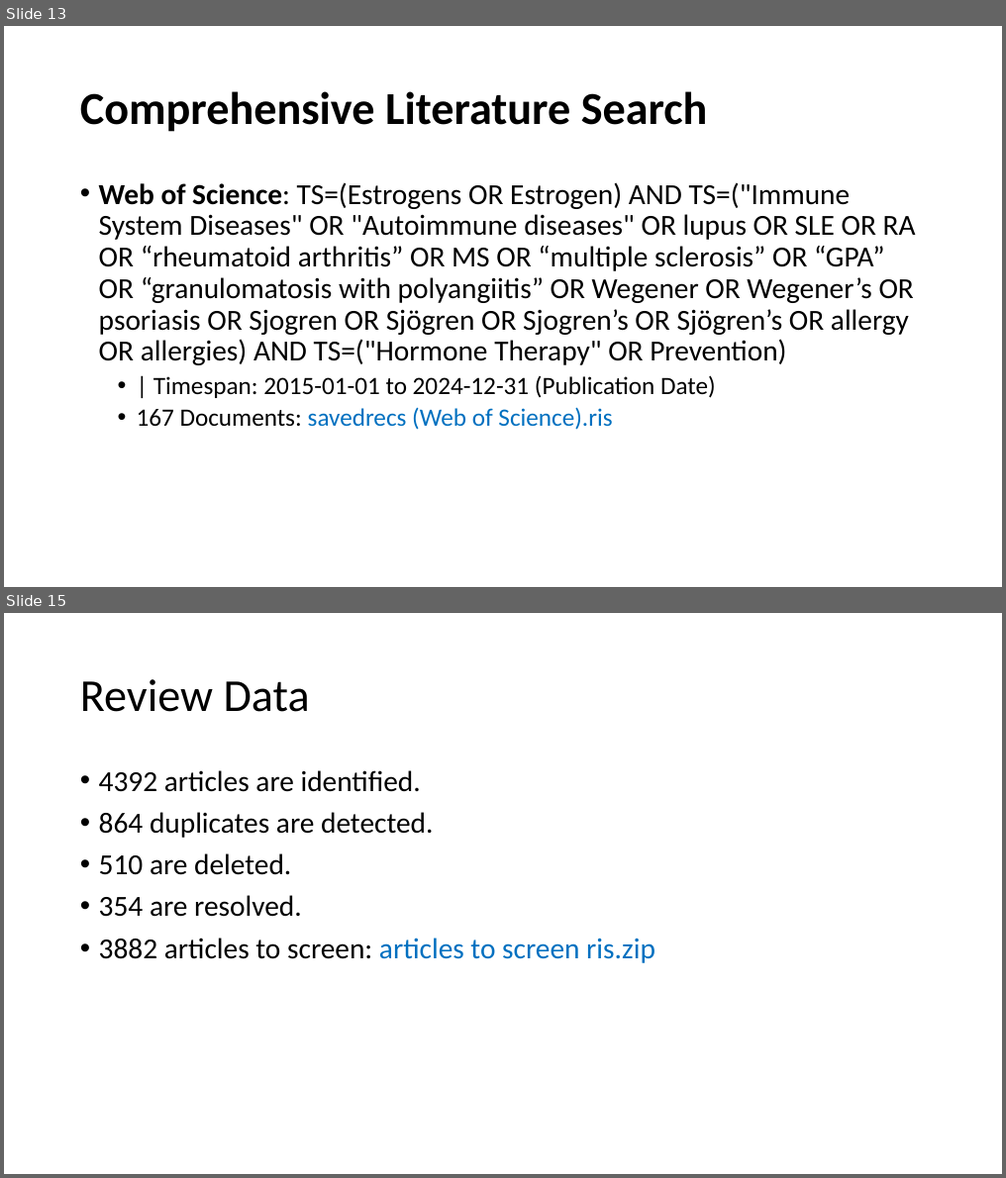
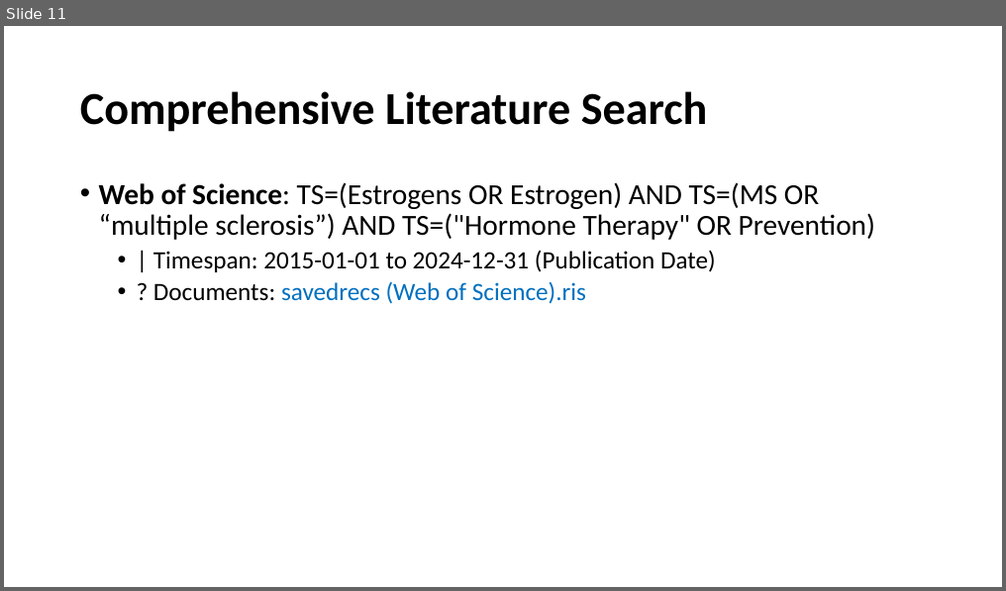
Before and after one commit to BruceChen034020/EstrogenMultipleSclerosisSystematicReview, a slide deck: Estrogen as an immunomodulator for multiple sclerosis.pptx. Shown one above the other, each under a label of ours: slides 13 and 15 before the commit, slide 11 after it; the slides between them are not shown. The pictures are 1006x1178 and 1006x591 pixels, drawn with LibreOffice and Linux fonts; fonts in the diff are those of the drawing. Boxes give left, top, right and bottom in pixels: in the first picture for what was removed or moved away, otherwise in the second. Text is boxed around its words. In the diff, an @@ line names an element or a change of style, - is before the commit and + after.

```diff
--- a/Estrogen as an immunomodulator for multiple sclerosis.pptx
+++ b/Estrogen as an immunomodulator for multiple sclerosis.pptx
@@ slide 15 removed at box(4, 613, 1002, 1174), background #FFFFFF @@
@@ title removed at box(80, 679, 310, 712) @@
-Review Data
@@ text removed at box(99, 770, 655, 963) @@
-• 4392 articles are identified.
-• 864 duplicates are detected.
-• 510 are deleted.
-• 354 are resolved.
-• 3882 articles to screen: articles to screen ris.zip
@@ what was slide 13 is now slide 11 @@
@@ slide 11 changed as well @@
@@ text at box(99, 182, 875, 240): text changed @@
-• Web of Science: TS=(Estrogens OR Estrogen) AND TS=("Immune System Diseases" OR "Autoimmune diseases" OR lupus OR SLE OR RA OR “rheumatoid arthritis” OR MS OR “multiple sclerosis” OR “GPA” OR “granulomatosis with polyangiitis” OR Wegener OR Wegener’s OR psoriasis OR Sjogren OR Sjögren OR Sjogren’s OR Sjögren’s OR allergy OR allergies) AND TS=("Hormone Therapy" OR Prevention)
+• Web of Science: TS=(Estrogens OR Estrogen) AND TS=(MS OR “multiple sclerosis”) AND TS=("Hormone Therapy" OR Prevention)
@@ text at box(153, 281, 586, 304): text changed @@
-  • 167 Documents: savedrecs (Web of Science).ris
+  • ? Documents: savedrecs (Web of Science).ris
```
Also in this commit, not shown: 11 other slides changed, 1 slide added, 13 other slides removed.
